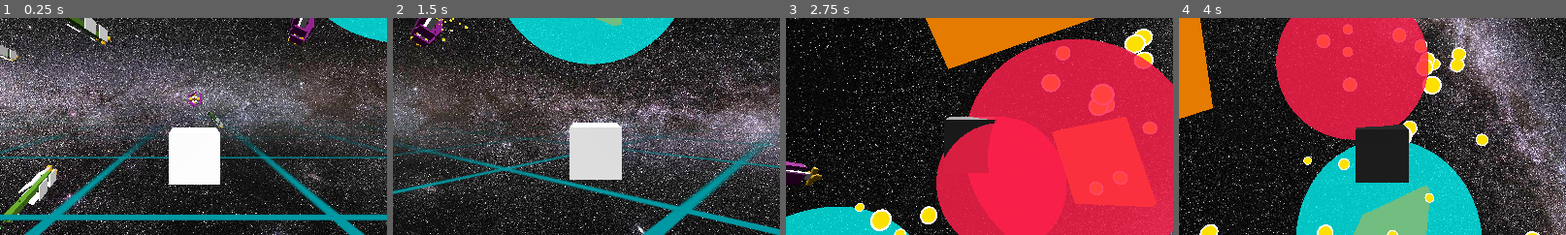
Above: before the commit, frames 1-4 (left to right).
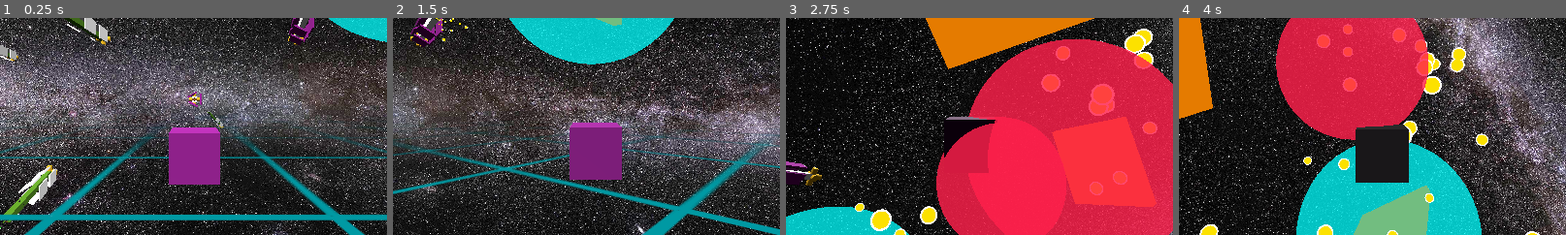
Above: after the commit, the same moments.

Repository: david-andrew/Aberration
Game: Godot game, scene res://world.tscn
The game is run twice, just before and just after one commit, with the same random seed, the same clock (stepped at 60 frames per second) and the same inputs.
Inputs:
- Up to frame 1 (0.25 s): no input
- Up to frame 2 (1.5 s): hold Right (right) 0.53-1.28 s; hold A (a) 0.53-1.28 s; tap D (d) at 0.8, 1.35 s; hold Down (down) from 1.28 s (still down)
- Up to frame 3 (2.75 s): tap E (e) at 1.55 s; release Down (down) at 2.03 s; hold Right (right) from 2.03 s (still down); hold E (e) from 2.03 s (still down); tap S (s) at 2.3 s
- Up to frame 4 (4 s): release Right (right) at 2.78 s; release E (e) at 2.78 s; hold Up (up) 2.78-3.53 s; tap S (s) at 2.85 s; tap A (a) at 3.05 s; hold Left (left) from 3.53 s (still down); hold A (a) from 3.53 s (still down); tap D (d) at 3.8 s
The pictures show only the part of the screen within x 25-75%, y 32-82%; the shares and areas given below are measured in that part.

The runs differ from the first frame. In frame 1, 3.5% of the frame differs, in the area x 43-57%, y 50-77%; in frame 2, 3.5%, in the area x 45-60%, y 48-75%; in frame 3, 1.0%; in frame 4, less than 0.1%.

Commit message:
made it so that player is magenta rather than white if on magenta team

Diff:
--- a/TeamID.gd
+++ b/TeamID.gd
@@ -20,7 +20,10 @@
 	var health: Health
 	mat = parent.find_child("MeshInstance3D").get_active_material(0)
 	if team == Team.MAGENTA:
-		mat.albedo_color = Color.WHITE
+		if parent.name == "Player":
+			mat.albedo_color = magenta
+		else:
+			mat.albedo_color = Color.WHITE
 	elif team == Team.GREEN:
 		mat.albedo_color = green
 	elif team == Team.GRAY:
